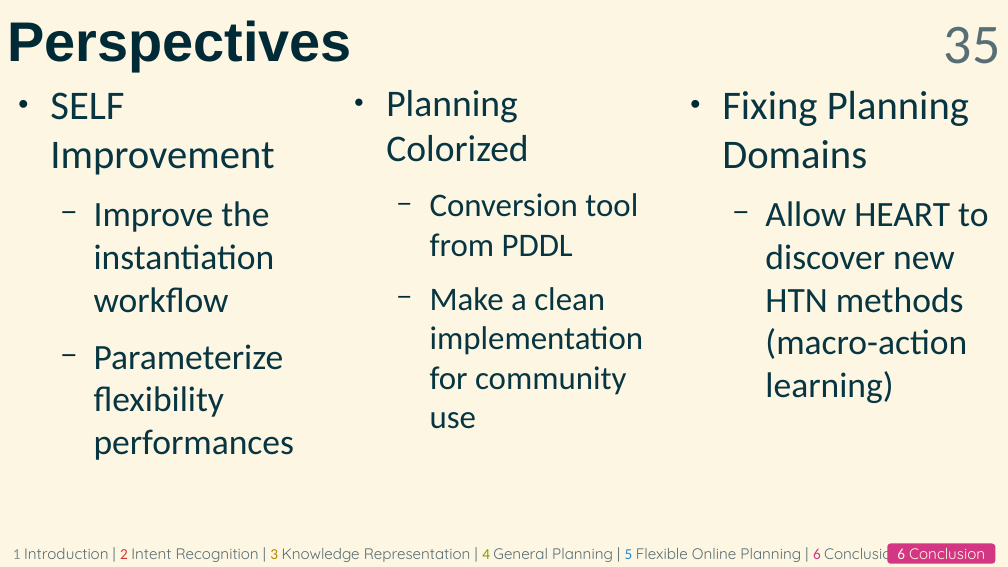
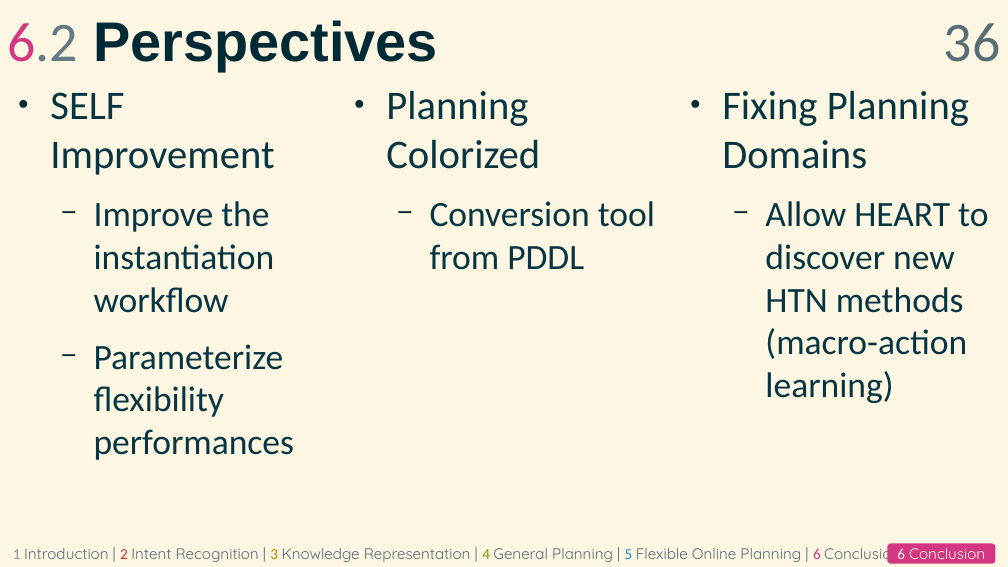
Before and after one commit to grea09/gennio, a slide deck: slide 36 of doc/defense.odp (slide 35 before the commit). Drawn at 1008x567 pixels with LibreOffice and Linux fonts; fonts in the diff are those of the drawing. Boxes give left, top, right and bottom in pixels: in the first picture for what was removed or moved away, otherwise in the second. Text is boxed around its words. In the diff, an @@ line names an element or a change of style, - is before the commit and + after.

```diff
--- a/doc/defense.odp
+++ b/doc/defense.odp
@@ title at box(7, 20, 438, 71): text changed @@
-Perspectives
+6.2 Perspectives
@@ page number at box(944, 23, 1001, 62): vertical alignment top to middle @@
@@ page number at box(944, 23, 1001, 62): text changed @@
-35
+36
@@ text "Planning Colorized" at box(386, 90, 655, 270): size 29.6 to 32 pt in "Planning Colorized"; size 25.9 to 28 pt in "Conversion tool from PDDL" @@
@@ text at box(430, 287, 644, 429): paragraph removed @@
-  − Make a clean implementation for community use
```
Also in this commit, not shown: 25 other slides changed, 1 slide added, 50 other files.
